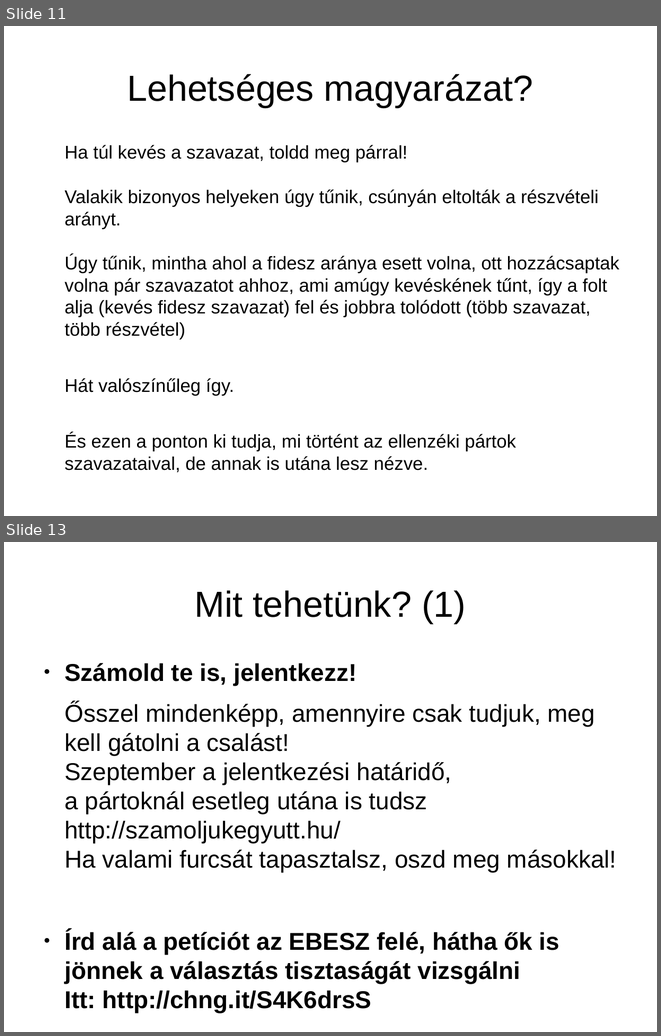
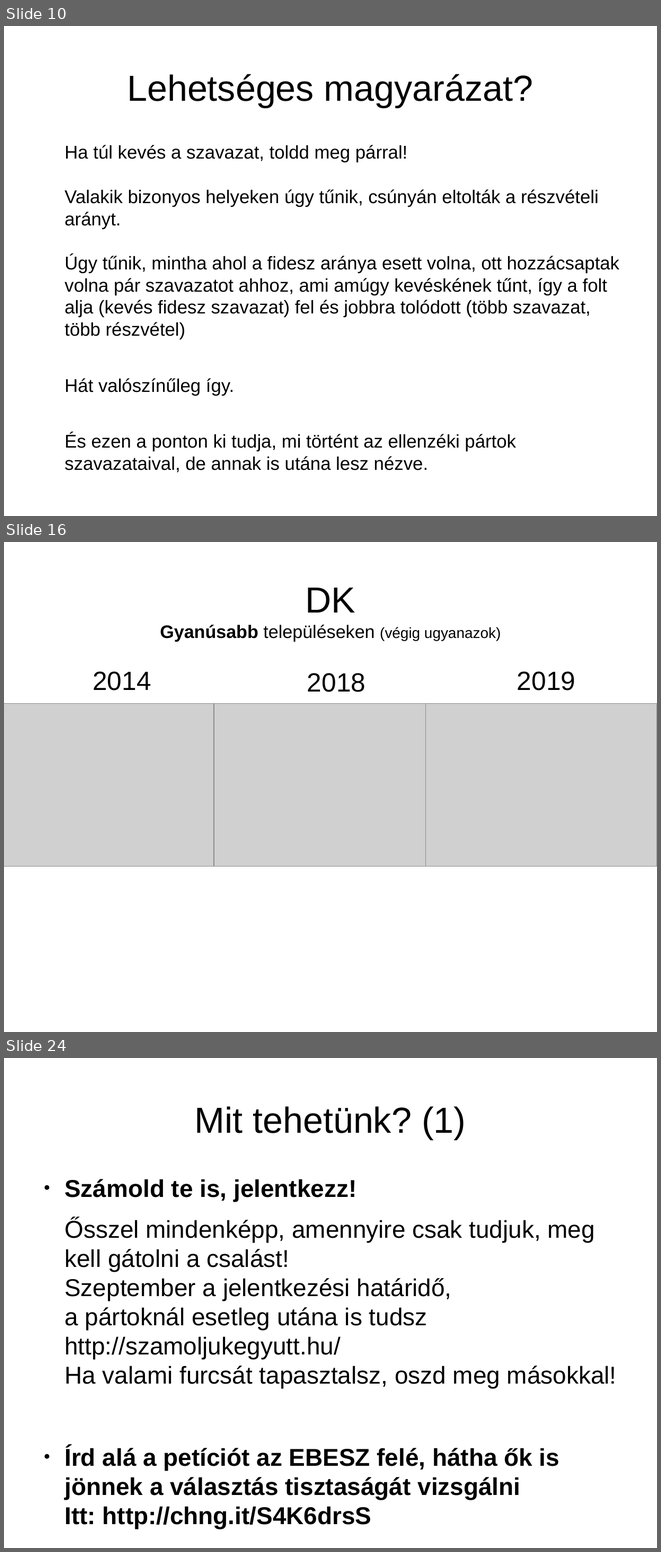
Before and after one commit to brezniczky/ep_elections_2019_hun, a slide deck: slides/hun/slides.odp. Shown one above the other, each under a label of ours: slides 11 and 13 before the commit, slides 10, 16 and 24 after it; the slides between them are not shown. The pictures are 661x1036 and 661x1552 pixels, drawn with LibreOffice and Linux fonts; fonts in the diff are those of the drawing; grey boxes stand for pictures. Boxes give left, top, right and bottom in pixels: in the first picture for what was removed or moved away, otherwise in the second. Text is boxed around its words. In the diff, an @@ line names an element or a change of style, - is before the commit and + after.

```diff
--- a/slides/hun/slides.odp
+++ b/slides/hun/slides.odp
@@ slide 16 added at box(4, 542, 657, 1032), background #FFFFFF @@
@@ title added at box(160, 588, 501, 642), 22 pt, text #000000 @@
+DK
+Gyanúsabb településeken (végig ugyanazok)
@@ text added at box(93, 671, 151, 690), 32 pt, text #000000 @@
+2014
@@ text added at box(307, 673, 365, 692), 32 pt, text #000000 @@
+2018
@@ text added at box(517, 671, 575, 690), 32 pt, text #000000 @@
+2019
@@ picture added at box(4, 703, 233, 866) @@
@@ picture added at box(214, 703, 445, 866) @@
@@ picture added at box(426, 703, 657, 866) @@
@@ what was slide 11 is now slide 10 @@
@@ what was slide 13 is now slide 24 @@
```
Also in this commit, not shown: 4 slides changed, 11 other slides added, 1 slide removed, 1 other file.
